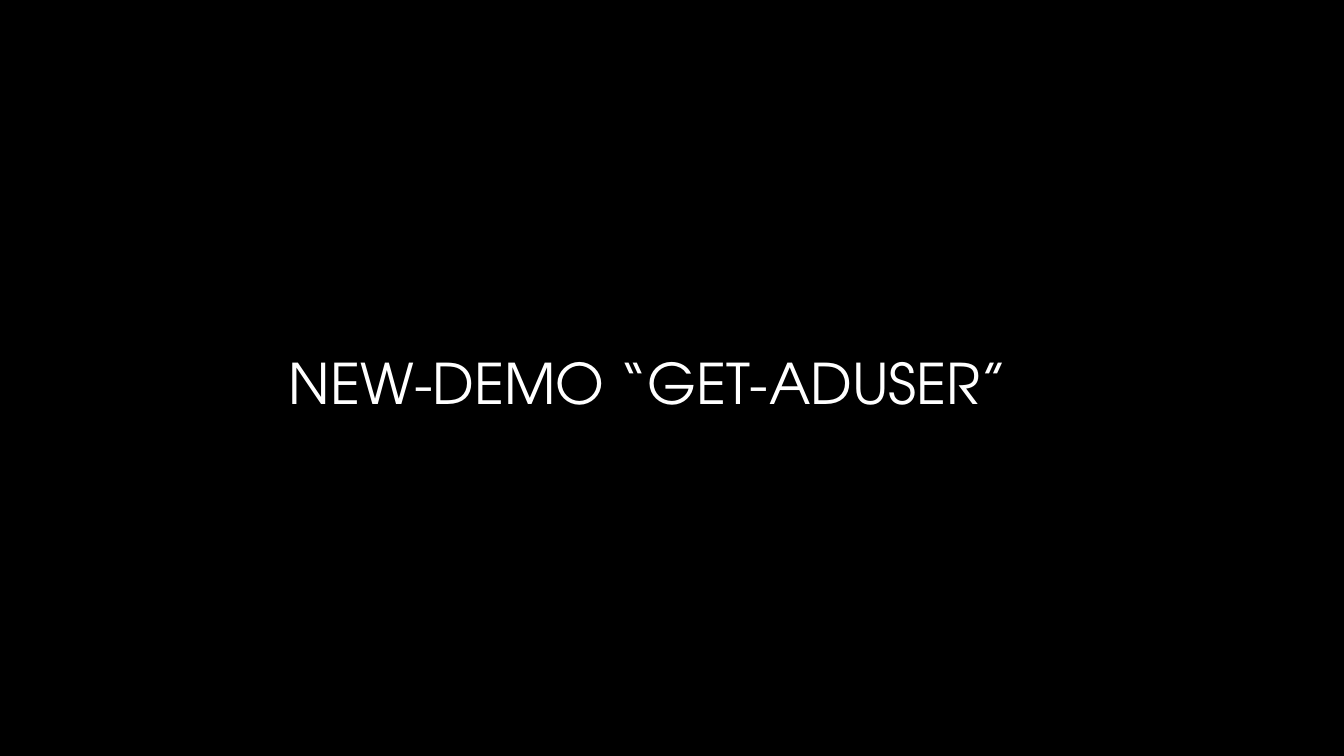
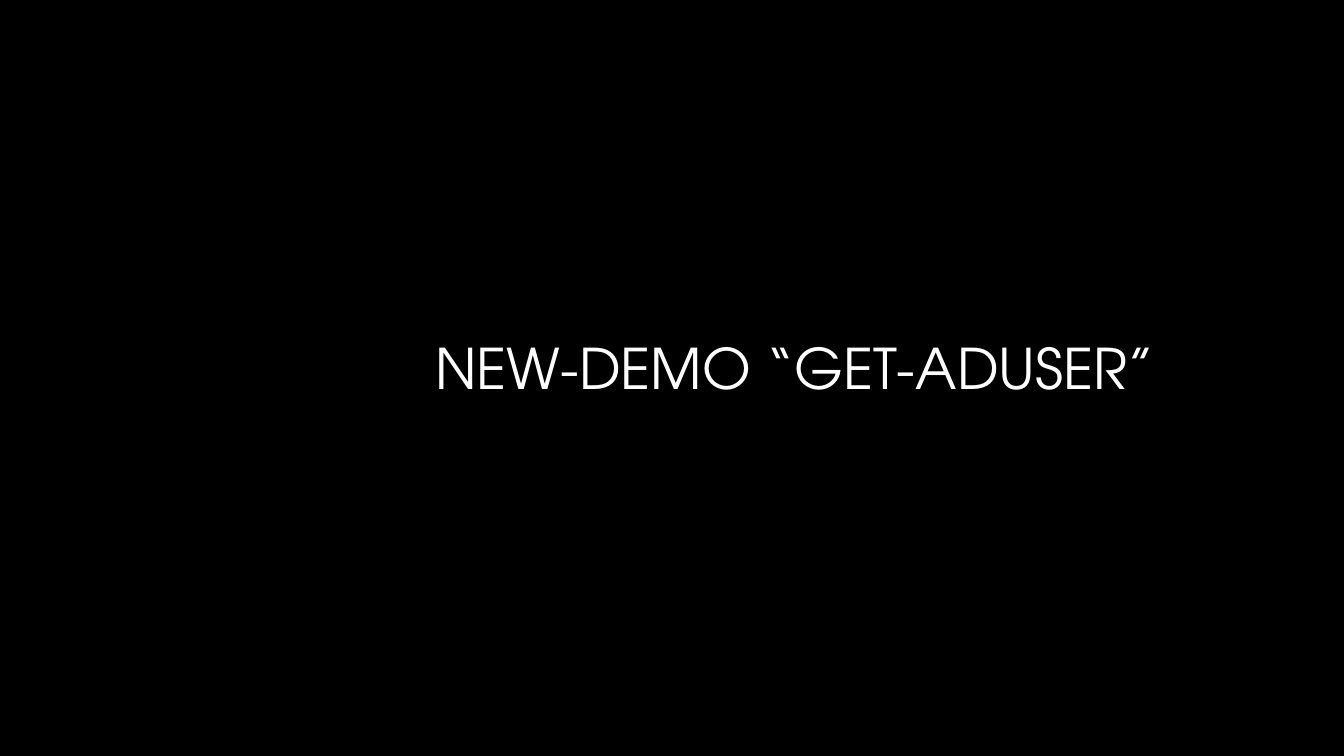
Before and after one commit to AndySchneiderDev-zz/PowerShellSummit, a slide deck: slide 6 of PS Summit AD Tips and Tricks.pptx (slide 7 before the commit). Drawn at 1344x756 pixels with LibreOffice and Linux fonts; fonts in the diff are those of the drawing; background and template pictures are left out. Boxes give left, top, right and bottom in pixels: in the first picture for what was removed or moved away, otherwise in the second. Text is boxed around its words. In the diff, an @@ line names an element or a change of style, - is before the commit and + after.

```diff
--- a/PS Summit AD Tips and Tricks.pptx
+++ b/PS Summit AD Tips and Tricks.pptx
@@ title "NEW-DEMO “GET-ADUSER”": place and size @@
-title "NEW-DEMO “GET-ADUSER”" at box(289, 362, 1008, 405)
+title "NEW-DEMO “GET-ADUSER”" at box(436, 347, 1154, 390)
```
Also in this commit, not shown: 3 other slides changed, 1 slide removed.
